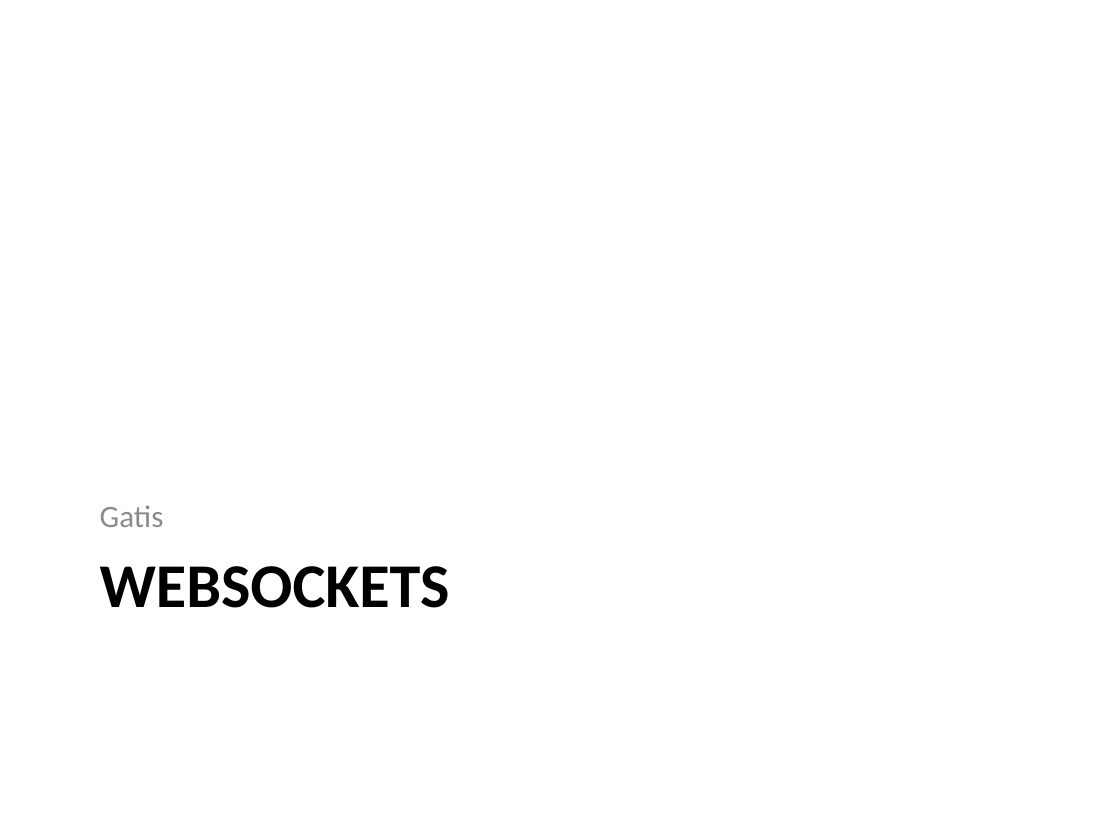
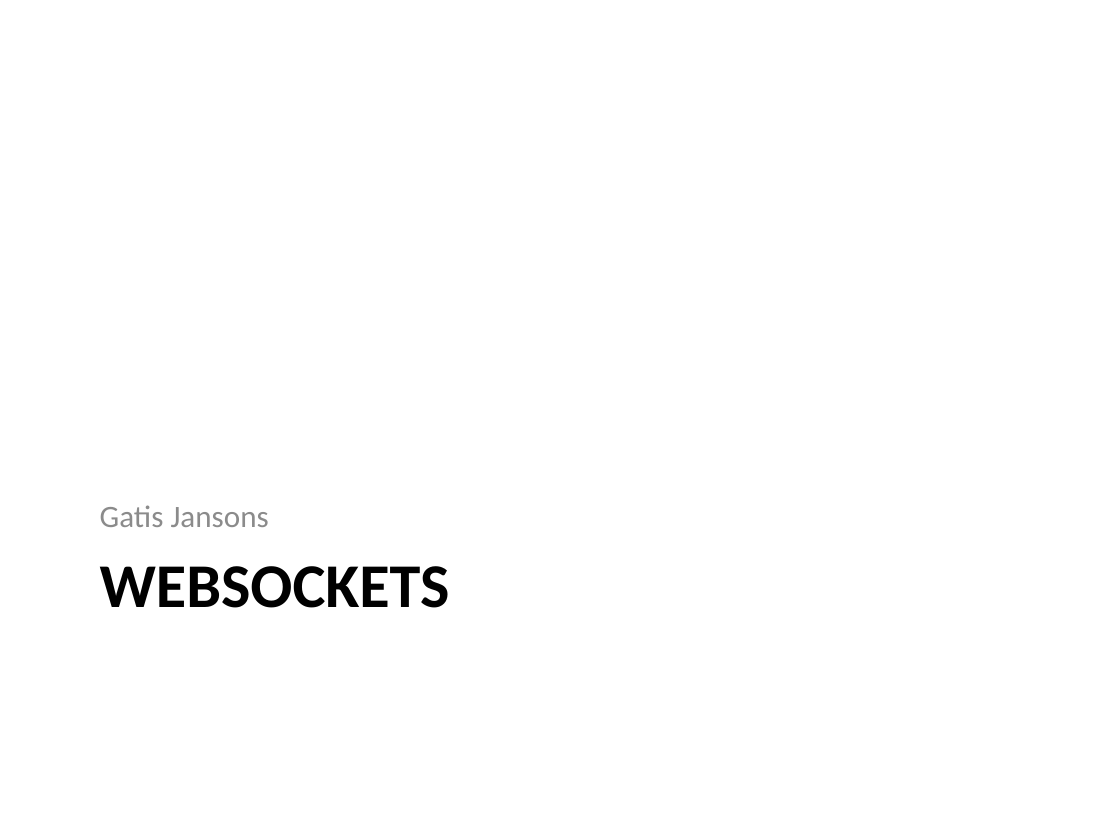
Before and after one commit to valdisxp1/websockets_samples, a slide deck: slide 9 of Atmoshere_and_websockets.pptx. Drawn at 1120x840 pixels with LibreOffice and Linux fonts; fonts in the diff are those of the drawing. Boxes give left, top, right and bottom in pixels: in the first picture for what was removed or moved away, otherwise in the second. Text is boxed around its words. In the diff, an @@ line names an element or a change of style, - is before the commit and + after.

```diff
--- a/Atmoshere_and_websockets.pptx
+++ b/Atmoshere_and_websockets.pptx
@@ text at (x1=100, y1=505, x2=269, y2=527): text changed @@
-Gatis
+Gatis Jansons
```
Also in this commit, not shown: 1 other slide changed, 1 other file.
